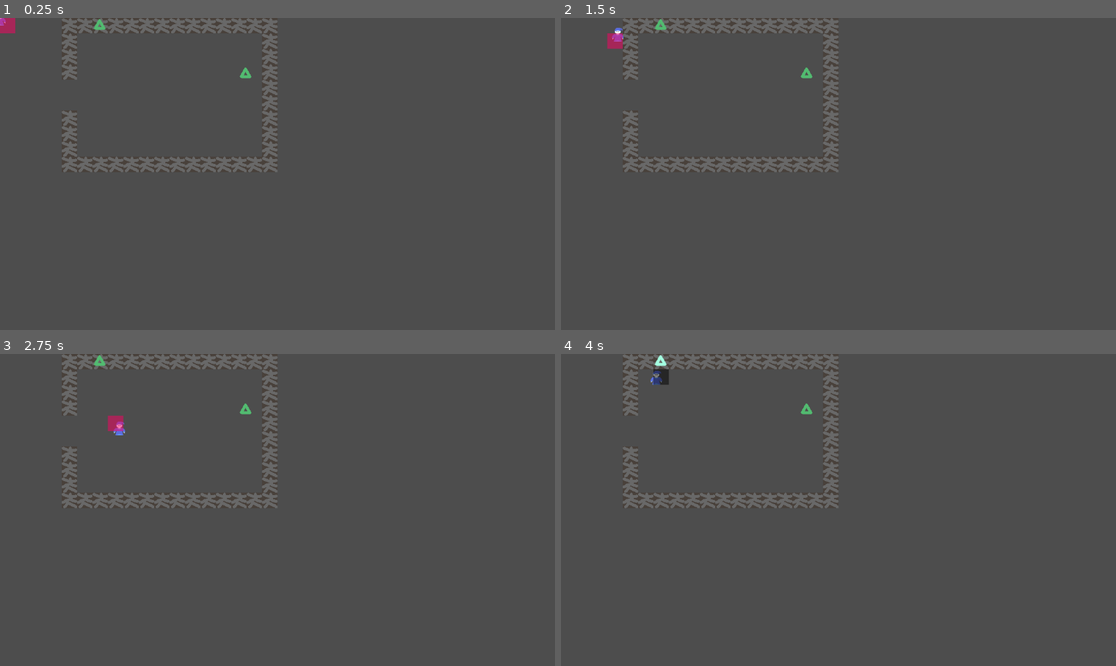
Above: before the commit, frames 1-4 (two rows, left to right).
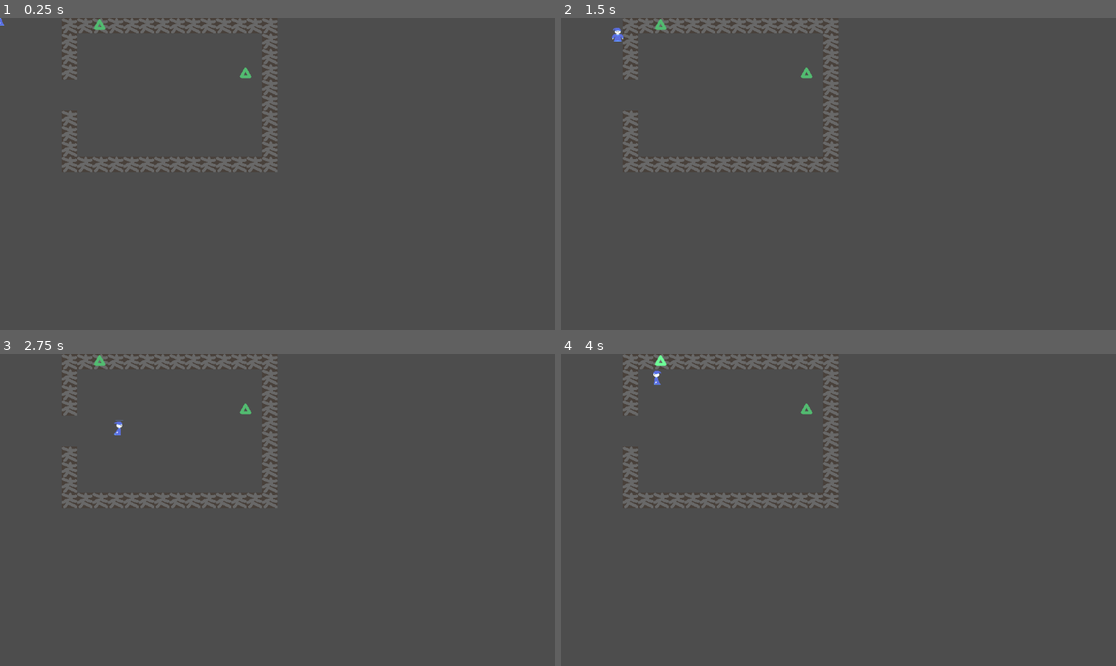
Above: after the commit, the same moments.

Repository: JoshuaKlot/gdg-game-jam-5
Game: Godot game, scene res://scene/game.tscn
Same seed, same stepped clock (60 frames per second), same inputs: the game is played once before the commit and once after it.
Inputs:
- Up to frame 1 (0.25 s): no input
- Up to frame 2 (1.5 s): tap Enter at 0.5 s; hold D (p_right) 0.53-1.28 s; hold Space (p_cast) 0.53-1.28 s; tap E (p_collect) at 0.8, 1.35 s; hold S (p_down) from 1.28 s (still down)
- Up to frame 3 (2.75 s): tap Space (p_cast) at 1.55 s; release S (p_down) at 2.03 s; hold D (p_right) from 2.03 s (still down); hold Space (p_cast) from 2.03 s (still down); tap E (p_collect) at 2.3 s
- Up to frame 4 (4 s): release D (p_right) at 2.78 s; release Space (p_cast) at 2.78 s; hold W (p_up) 2.78-3.53 s; tap E (p_collect) at 2.85, 3.8 s; tap Space (p_cast) at 3.05 s; hold A (p_left) from 3.53 s (still down); hold Space (p_cast) from 3.53 s (still down)

The runs differ from the first frame. In frame 1, 0.1% of the frame differs, in the area x 0-3%, y 0-5%; in frame 2, 0.1%; in frame 3, 0.2%; in frame 4, 0.2%, in the area x 16-20%, y 0-11%.

Commit message:
animate the wizard
nearby sigil glow pulse
some nice global helper functions for sigiling

Diff:
--- a/globals.gd
+++ b/globals.gd
@@ -3,10 +3,37 @@
 enum Spell {
 	FIRE,
 }
-const sigil_atlas_coords: Dictionary[int, Vector2] = {
-	Spell.FIRE: Vector2i(0, 0),
+
+const atlas_tile_size := Vector2i(16, 16)
+const atlas_size := Vector2i(4, 4)
+
+const sigil_atlas_coords: Dictionary[int, Vector2i] = {
+	Spell.FIRE: atlas_tile_size * Vector2i(0, 0),
 }
-var collected_sigils: Dictionary[int, bool] = {}
+
+var collected_sigils: Array[int] = []
+signal sigil_collected(sigil: int)
+
 var spell_scenes: Dictionary[int, PackedScene] = {
 	Spell.FIRE: preload("res://scene/fire_spell.tscn")
 }
+
+func collect_sigil(s: int) -> bool:
+	if s in collected_sigils:
+		return false
+
+	collected_sigils.append(s)
+	sigil_collected.emit(s)
+	return true
+
+func coords_to_sigil(v: Vector2i) -> int:
+	var sigil := v.y * atlas_size.x + v.x
+	if sigil < 0 || sigil > atlas_size.x * atlas_size.y:
+		push_error("tried to access coords {0} outside of atlas {1}".format([v, atlas_size]))
+		return -1
+
+	if sigil >= sigil_atlas_coords.size():
+		push_error("tried to access sigil {0} outside of size {1}".format([sigil, sigil_atlas_coords.size()]))
+		return -1
+
+	return sigil
--- a/project.godot
+++ b/project.godot
@@ -55,6 +55,31 @@
 "events": [Object(InputEventKey,"resource_local_to_scene":false,"resource_name":"","device":-1,"window_id":0,"alt_press …(191 unchanged characters)…
 ]
 }
+cast_slot0={
+"deadzone": 0.2,
+"events": [Object(InputEventKey,"resource_local_to_scene":false,"resource_name":"","device":-1,"window_id":0,"alt_pressed":false,"shift_pressed":false,"ctrl_pressed":false,"meta_pressed":false,"pressed":false,"keycode":0,"physical_keycode":49,"key_label":0,"unicode":49,"location":0,"echo":false,"script":null)
+]
+}
+cast_slot1={
+"deadzone": 0.2,
+"events": [Object(InputEventKey,"resource_local_to_scene":false,"resource_name":"","device":-1,"window_id":0,"alt_pressed":false,"shift_pressed":false,"ctrl_pressed":false,"meta_pressed":false,"pressed":false,"keycode":0,"physical_keycode":50,"key_label":0,"unicode":50,"location":0,"echo":false,"script":null)
+]
+}
+cast_slot2={
+"deadzone": 0.2,
+"events": [Object(InputEventKey,"resource_local_to_scene":false,"resource_name":"","device":-1,"window_id":0,"alt_pressed":false,"shift_pressed":false,"ctrl_pressed":false,"meta_pressed":false,"pressed":false,"keycode":0,"physical_keycode":51,"key_label":0,"unicode":51,"location":0,"echo":false,"script":null)
+]
+}
+cast_slot3={
+"deadzone": 0.2,
+"events": [Object(InputEventKey,"resource_local_to_scene":false,"resource_name":"","device":-1,"window_id":0,"alt_pressed":false,"shift_pressed":false,"ctrl_pressed":false,"meta_pressed":false,"pressed":false,"keycode":0,"physical_keycode":52,"key_label":0,"unicode":52,"location":0,"echo":false,"script":null)
+]
+}
+cast_cancel={
+"deadzone": 0.2,
+"events": [Object(InputEventKey,"resource_local_to_scene":false,"resource_name":"","device":-1,"window_id":0,"alt_pressed":false,"shift_pressed":false,"ctrl_pressed":false,"meta_pressed":false,"pressed":false,"keycode":0,"physical_keycode":81,"key_label":0,"unicode":113,"location":0,"echo":false,"script":null)
+]
+}
 
 [layer_names]
 
--- a/scene/game.tscn
+++ b/scene/game.tscn
@@ -1,8 +1,9 @@
-[gd_scene load_steps=4 format=4 uid="uid://dgl66mjh6d1bg"]
+[gd_scene load_steps=5 format=4 uid="uid://dgl66mjh6d1bg"]
 
 [ext_resource type="TileSet" uid="uid://itlf3q1ll4dv" path="res://asset/tileset.tres" id="1_dbls1"]
 [ext_resource type="PackedScene" uid="uid://b68gom3wdvx83" path="res://scene/player.tscn" id="2_dbls1"]
 [ext_resource type="PackedScene" uid="uid://beppvlffivbr4" path="res://scene/torch.tscn" id="3_33cqm"]
+[ext_resource type="PackedScene" uid="uid://bx1saxkx60dk5" path="res://scene/cast_spell.tscn" id="4_xwcet"]
 
 [node name="Game" type="Node2D"]
 
@@ -19,3 +20,7 @@
 
 [node name="Torch" parent="." instance=ExtResource("3_33cqm")]
 position = Vector2(511, 115)
+
+[node name="CanvasLayer" type="CanvasLayer" parent="."]
+
+[node name="CastSpell" parent="CanvasLayer" instance=ExtResource("4_xwcet")]
--- a/scene/player.gd
+++ b/scene/player.gd
@@ -5,9 +5,10 @@
 const ACCEL = 2400.0
 const DECEL = 1000.0
 
+@onready var sprite: AnimatedSprite2D = $AnimatedSprite2D
+
 var sigil_layer: TileMapLayer = null
-
-@onready var debug_infront_tile := $DebugTileInFront
+var sigil_glow: float = 0.0
 
 func to_tile_pos(v: Vector2) -> Vector2i:
 	if sigil_layer == null:
@@ -16,25 +17,30 @@
 
 	return sigil_layer.local_to_map(sigil_layer.to_local(v))
 
-func near_sigil(v: Vector2i) -> bool:
+func nearest_sigil(v: Vector2i) -> int:
 	const NO_EXIST = Vector2i(-1, -1)
 
-	return sigil_layer.get_cell_atlas_coords(v + Vector2i.UP) != NO_EXIST || \
-		sigil_layer.get_cell_atlas_coords(v + Vector2i.RIGHT) != NO_EXIST || \
-		sigil_layer.get_cell_atlas_coords(v + Vector2i.DOWN) != NO_EXIST || \
-		sigil_layer.get_cell_atlas_coords(v + Vector2i.LEFT) != NO_EXIST
+	var coords := sigil_layer.get_cell_atlas_coords(v + Vector2i.UP)
+	if coords == NO_EXIST:
+		coords = sigil_layer.get_cell_atlas_coords(v + Vector2i.RIGHT)
+		if coords == NO_EXIST:
+			coords = sigil_layer.get_cell_atlas_coords(v + Vector2i.DOWN)
+			if coords == NO_EXIST:
+				sigil_layer.get_cell_atlas_coords(v + Vector2i.LEFT)
+				if coords == NO_EXIST:
+					return -1
+
+	return _G.coords_to_sigil(coords)
 
 
 func _ready() -> void:
 	sigil_layer = get_tree().get_first_node_in_group("SigilLayer")
 
 func _unhandled_input(event: InputEvent) -> void:
-	if event.is_action_pressed("p_cast"):
-		var spell = _G.spell_scenes.get(_G.Spell.FIRE).instantiate()
-		spell.global_position = position
-		spell.lifetime = 0.1
-
-		get_tree().root.add_child(spell)
+	if event.is_action_pressed("p_collect"):
+		var sigil := nearest_sigil(to_tile_pos(position))
+		if sigil >= 0:
+			_G.collect_sigil(sigil)
 
 func _physics_process(delta: float) -> void:
 	var move_vec := Input.get_vector("p_left", "p_right", "p_up", "p_down")
@@ -44,15 +50,21 @@
 	else:
 		velocity = velocity.move_toward(Vector2.ZERO, DECEL * delta)
 
+	if velocity:
+		if velocity.abs().max_axis_index() == Vector2.AXIS_X:
+			sprite.play("side")
+			sprite.flip_h = velocity.x >= 0
+		else:
+			sprite.play("front" if velocity.y >= 0 else "back")
+	else:
+		sprite.stop()
+
 	move_and_slide()
 
 	var player_tile := to_tile_pos(position)
-	debug_infront_tile.global_position = player_tile * sigil_layer.tile_set.tile_size
+	if nearest_sigil(player_tile) >= 0:
+		sigil_glow = lerpf(sigil_glow, 1, delta * 2)
+	else:
+		sigil_glow = lerpf(sigil_glow, 0, delta * 3)
 
-	const SIGIL_GLOW := Color(2, 2, 2, 1)
-	if near_sigil(player_tile):
-		debug_infront_tile.self_modulate = Color.GREEN
-		sigil_layer.self_modulate = SIGIL_GLOW
-	else:
-		debug_infront_tile.self_modulate = Color.WHITE
-		sigil_layer.self_modulate = Color.WHITE
+	sigil_layer.self_modulate = Color.WHITE.lerp(Color(2.2, 2.2, 2.2, 1), sigil_glow)
--- a/scene/player.tscn
+++ b/scene/player.tscn
@@ -1,31 +1,121 @@
-[gd_scene load_steps=6 format=3 uid="uid://b68gom3wdvx83"]
+[gd_scene load_steps=17 format=3 uid="uid://b68gom3wdvx83"]
 
 [ext_resource type="Script" uid="uid://c02m2ffgkcsit" path="res://scene/player.gd" id="1_xo3ru"]
 [ext_resource type="Texture2D" uid="uid://dsp6vdham2iro" path="res://asset/wizard.png" id="2_hjaqi"]
+
+[sub_resource type="AtlasTexture" id="AtlasTexture_hjaqi"]
+atlas = ExtResource("2_hjaqi")
+region = Rect2(0, 32, 32, 32)
+
+[sub_resource type="AtlasTexture" id="AtlasTexture_fvtld"]
+atlas = ExtResource("2_hjaqi")
+region = Rect2(32, 32, 32, 32)
+
+[sub_resource type="AtlasTexture" id="AtlasTexture_ct4mp"]
+atlas = ExtResource("2_hjaqi")
+region = Rect2(64, 32, 32, 32)
+
+[sub_resource type="AtlasTexture" id="AtlasTexture_s4jxa"]
+atlas = ExtResource("2_hjaqi")
+region = Rect2(96, 32, 32, 32)
+
+[sub_resource type="AtlasTexture" id="AtlasTexture_oh5ij"]
+atlas = ExtResource("2_hjaqi")
+region = Rect2(0, 0, 32, 32)
+
+[sub_resource type="AtlasTexture" id="AtlasTexture_hp4bs"]
+atlas = ExtResource("2_hjaqi")
+region = Rect2(32, 0, 32, 32)
+
+[sub_resource type="AtlasTexture" id="AtlasTexture_g2vtq"]
+atlas = ExtResource("2_hjaqi")
+region = Rect2(64, 0, 32, 32)
+
+[sub_resource type="AtlasTexture" id="AtlasTexture_2fvbb"]
+atlas = ExtResource("2_hjaqi")
+region = Rect2(96, 0, 32, 32)
+
+[sub_resource type="AtlasTexture" id="AtlasTexture_ml7e8"]
+atlas = ExtResource("2_hjaqi")
+region = Rect2(0, 64, 32, 32)
+
+[sub_resource type="AtlasTexture" id="AtlasTexture_ihjo1"]
+atlas = ExtResource("2_hjaqi")
+region = Rect2(32, 64, 32, 32)
+
+[sub_resource type="AtlasTexture" id="AtlasTexture_dk1vr"]
+atlas = ExtResource("2_hjaqi")
+region = Rect2(64, 64, 32, 32)
+
+[sub_resource type="AtlasTexture" id="AtlasTexture_34jf3"]
+atlas = ExtResource("2_hjaqi")
+region = Rect2(96, 64, 32, 32)
+
+[sub_resource type="SpriteFrames" id="SpriteFrames_u7b46"]
+animations = [{
+"frames": [{
+"duration": 1.0,
+"texture": SubResource("AtlasTexture_hjaqi")
+}, {
+"duration": 1.0,
+"texture": SubResource("AtlasTexture_fvtld")
+}, {
+"duration": 1.0,
+"texture": SubResource("AtlasTexture_ct4mp")
+}, {
+"duration": 1.0,
+"texture": SubResource("AtlasTexture_s4jxa")
+}],
+"loop": true,
+"name": &"back",
+"speed": 5.0
+}, {
+"frames": [{
+"duration": 1.0,
+"texture": SubResource("AtlasTexture_oh5ij")
+}, {
+"duration": 1.0,
+"texture": SubResource("AtlasTexture_hp4bs")
+}, {
+"duration": 1.0,
+"texture": SubResource("AtlasTexture_g2vtq")
+}, {
+"duration": 1.0,
+"texture": SubResource("AtlasTexture_2fvbb")
+}],
+"loop": true,
+"name": &"front",
+"speed": 5.0
+}, {
+"frames": [{
+"duration": 1.0,
+"texture": SubResource("AtlasTexture_ml7e8")
+}, {
+"duration": 1.0,
+"texture": SubResource("AtlasTexture_ihjo1")
+}, {
+"duration": 1.0,
+"texture": SubResource("AtlasTexture_dk1vr")
+}, {
+"duration": 1.0,
+"texture": SubResource("AtlasTexture_34jf3")
+}],
+"loop": true,
+"name": &"side",
+"speed": 5.0
+}]
 
 [sub_resource type="CapsuleShape2D" id="CapsuleShape2D_xo3ru"]
 radius = 10.16
 height = 32.0
 
-[sub_resource type="Gradient" id="Gradient_xo3ru"]
-offsets = PackedFloat32Array(1)
-colors = PackedColorArray(1, 0, 0.39215687, 0.49803922)
-
-[sub_resource type="GradientTexture2D" id="GradientTexture2D_hjaqi"]
-gradient = SubResource("Gradient_xo3ru")
-width = 32
-height = 32
-
 [node name="Player" type="CharacterBody2D"]
 collision_mask = 2
 script = ExtResource("1_xo3ru")
 
-[node name="Sprite2D" type="Sprite2D" parent="."]
-texture = ExtResource("2_hjaqi")
+[node name="AnimatedSprite2D" type="AnimatedSprite2D" parent="."]
+sprite_frames = SubResource("SpriteFrames_u7b46")
+animation = &"side"
 
 [node name="CollisionShape2D" type="CollisionShape2D" parent="."]
 shape = SubResource("CapsuleShape2D_xo3ru")
-
-[node name="DebugTileInFront" type="Sprite2D" parent="."]
-texture = SubResource("GradientTexture2D_hjaqi")
-centered = false
Binary file changed: asset/wizard.png
